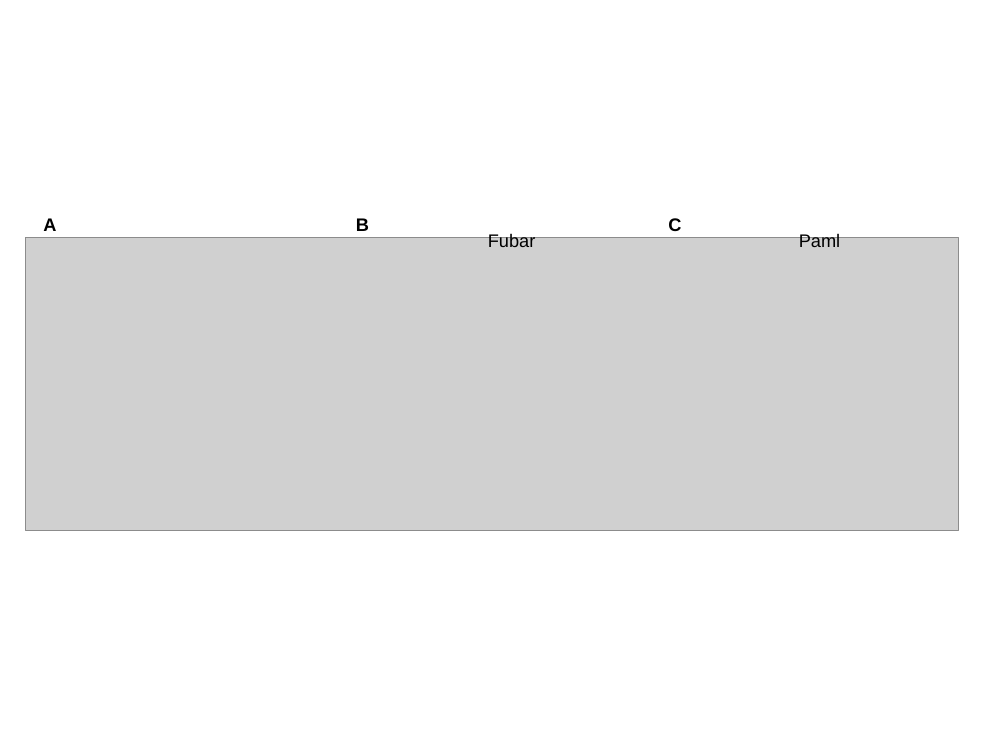
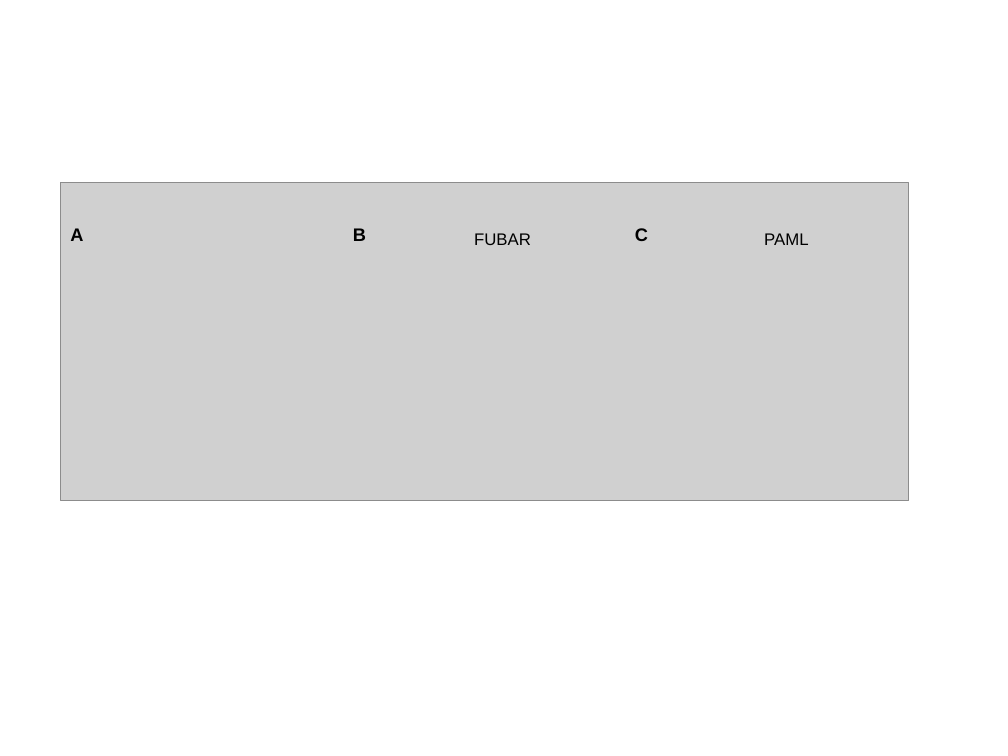
Before and after one commit to sjspielman/alignment_filtering, a slide deck: slide 1 of analysis/Rcode_plots/edit_figures.pptx. Drawn at 1008x756 pixels with LibreOffice and Linux fonts; fonts in the diff are those of the drawing; grey boxes stand for pictures. Boxes give left, top, right and bottom in pixels: in the first picture for what was removed or moved away, otherwise in the second. Text is boxed around its words. In the diff, an @@ line names an element or a change of style, - is before the commit and + after.

```diff
--- a/analysis/Rcode_plots/edit_figures.pptx
+++ b/analysis/Rcode_plots/edit_figures.pptx
@@ picture: place and size @@
-picture at (25,238,959,530)
+picture at (60,182,909,501)
@@ text "A B C" rewrapped from (43,218,681,231) to (70,228,648,241) @@
@@ text at (474,233,531,245): text changed; size 13 to 12 pt @@
-Fubar
+FUBAR
@@ text at (764,233,808,245): text changed; size 13 to 12 pt @@
-Paml
+PAML
```
Also in this commit, not shown: 3 other slides changed, 6 other files.
